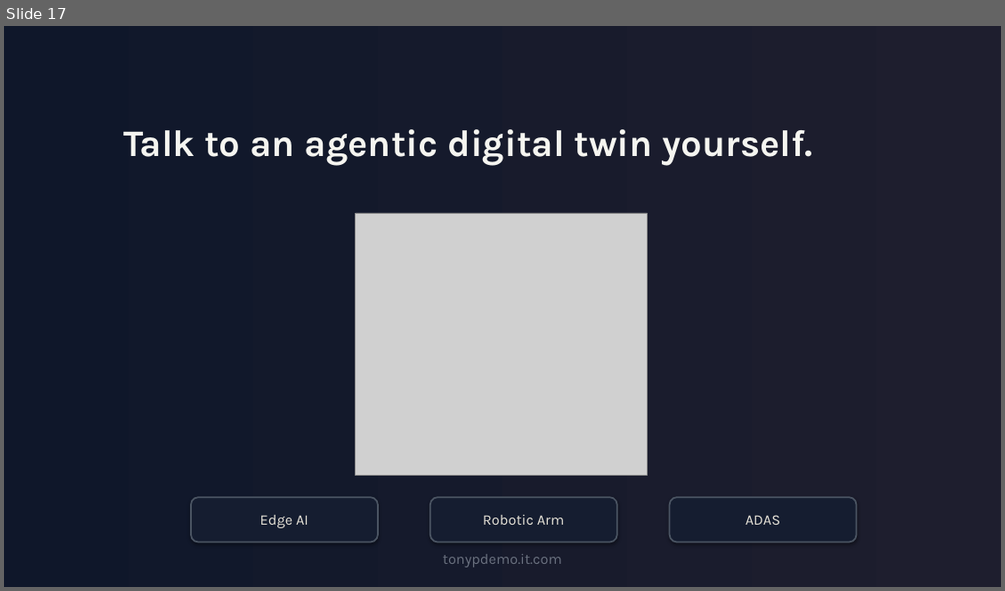
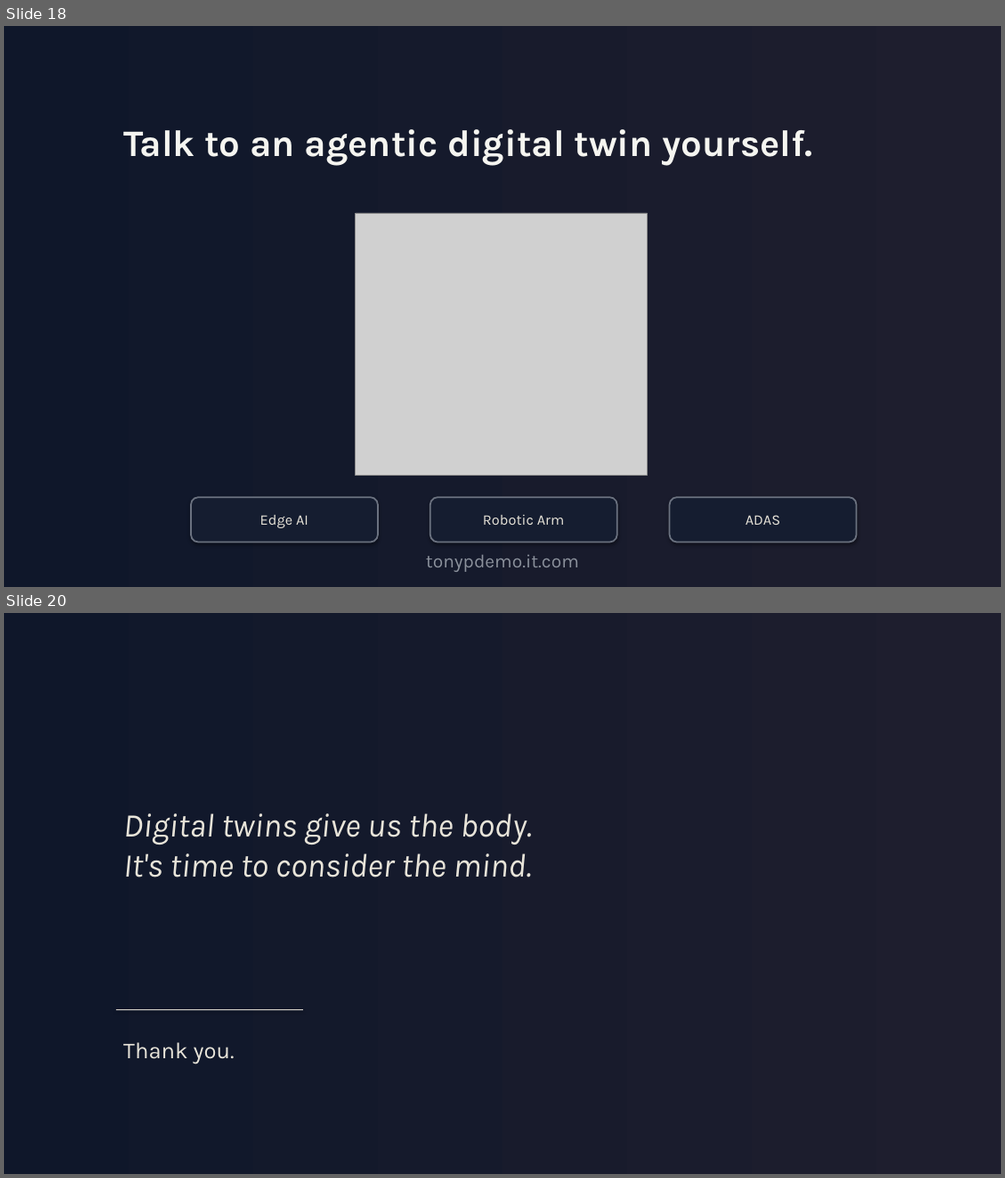
Before and after one commit to Anthony50102/MicroUSPresentation, a slide deck: presentation/presentation-v4-gradient-noir.pptx. Shown one above the other, each under a label of ours: slide 17 before the commit, slides 18 and 20 after it; the slides between them are not shown. The pictures are 1005x591 and 1005x1178 pixels, drawn with LibreOffice and Linux fonts; fonts in the diff are those of the drawing; grey boxes stand for pictures. Boxes give left, top, right and bottom in pixels: in the first picture for what was removed or moved away, otherwise in the second. Text is boxed around its words. In the diff, an @@ line names an element or a change of style, - is before the commit and + after.

```diff
--- a/presentation/presentation-v4-gradient-noir.pptx
+++ b/presentation/presentation-v4-gradient-noir.pptx
@@ slide 20 added at box(4, 613, 1001, 1174), background gradient #0F172A to #1E1E2E @@
@@ text added at box(123, 813, 532, 877), 32 pt, text #E8E4D9, italic @@
+Digital twins give us the body.
+It's time to consider the mind.
@@ rectangle added at box(116, 1009, 303, 1010), fill #D4D0C8 @@
@@ text added at box(123, 1042, 235, 1063), 22 pt, text #E8E4D9 @@
+Thank you.
@@ what was slide 17 is now slide 18 @@
@@ slide 18 changed as well @@
@@ outline #4B5563 1.5 pt to #6B7280 1.5 pt in 3 elements at box(191, 497, 378, 542), box(430, 497, 617, 542), box(670, 497, 857, 542) @@
@@ text "tonypdemo.it.com" at box(426, 555, 579, 572): size 14 to 18 pt, text colour #6B7280 to #8B919C @@
```
Also in this commit, not shown: 13 other slides changed, 3 other slides added, 2 slides removed, 3 other files.
